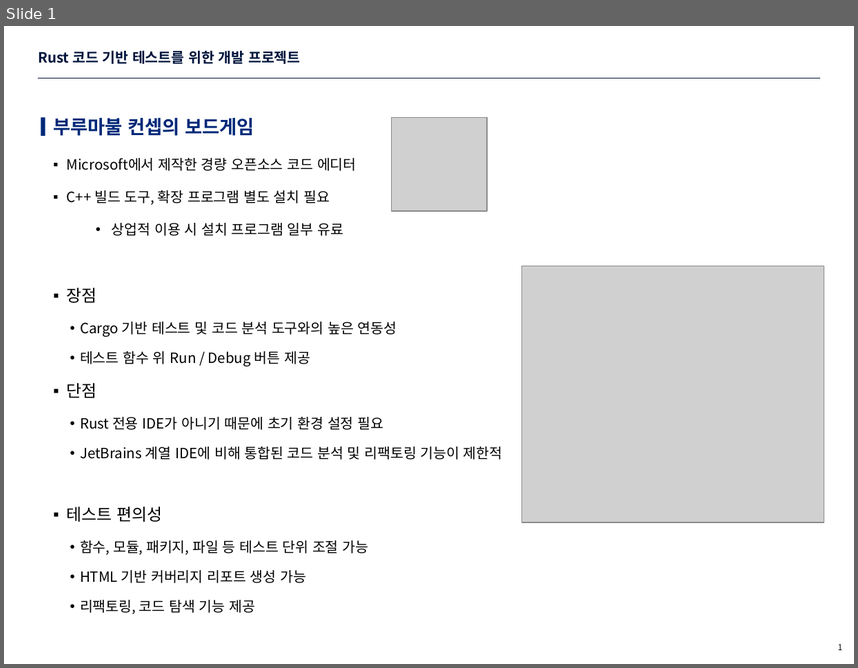
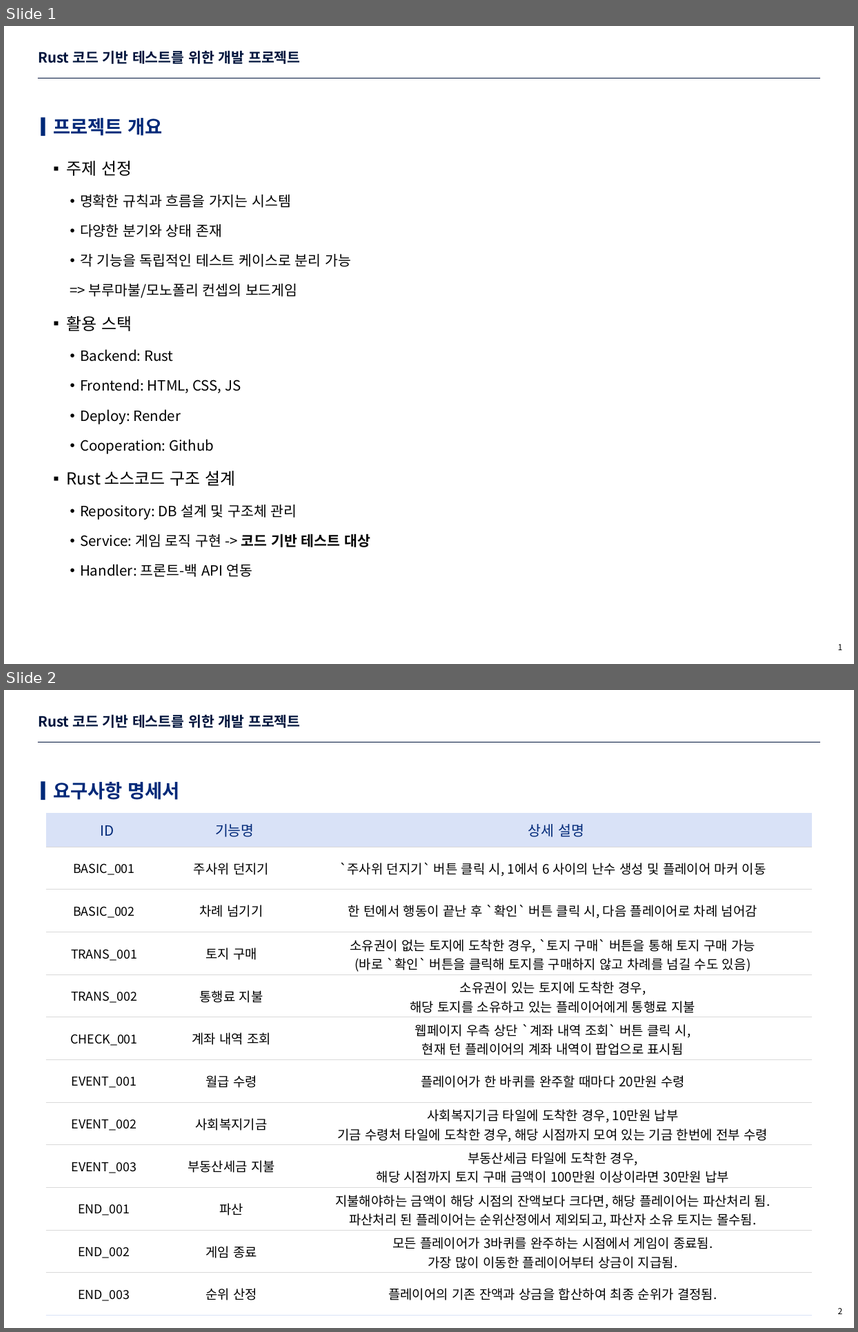
Before and after one commit to eisyxx/sure_rust_project, a slide deck: description/요구사항 명세서.pptx. Shown one above the other, each under a label of ours: slide 1 before the commit, slides 1 and 2 after it. The pictures are 858x668 and 858x1332 pixels, drawn with LibreOffice and Linux fonts; fonts in the diff are those of the drawing; grey boxes stand for pictures; background and template pictures are left out. Boxes give left, top, right and bottom in pixels: in the first picture for what was removed or moved away, otherwise in the second. Text is boxed around its words. In the diff, an @@ line names an element or a change of style, - is before the commit and + after.

```diff
--- a/description/요구사항 명세서.pptx
+++ b/description/요구사항 명세서.pptx
@@ slide 2 added at [4, 690, 854, 1328], background #FFFFFF; not listed: 1 template element that a slide beside it also shows @@
@@ title added at [38, 714, 300, 728], 12 pt, text #00143C, bold @@
+Rust 코드 기반 테스트를 위한 개발 프로젝트
@@ rectangle added at [41, 782, 45, 800], fill #002878 @@
@@ text added at [53, 782, 179, 800], 16 pt, text #002878, bold @@
+요구사항 명세서
@@ table added at [45, 814, 811, 1316], 12 rows, 3 columns @@
+ID | 기능명 | 상세 설명
+BASIC_001 | 주사위 던지기 | `주사위 던지기` 버튼 클릭 시, 1에서 6 사이의 난수 생성 및 플레이어 마커 이동
+BASIC_002 | 차례 넘기기 | 한 턴에서 행동이 끝난 후 `확인` 버튼 클릭 시, 다음 플레이어로 차례 넘어감
+TRANS_001 | 토지 구매 | 소유권이 없는 토지에 도착한 경우, `토지 구매` 버튼을 통해 토지 구매 가능 / (바로 `확인` 버튼을 클릭해 토지를 구매하지 않고 차례를 넘길 수도 있음)
+TRANS_002 | 통행료 지불 | 소유권이 있는 토지에 도착한 경우, / 해당 토지를 소유하고 있는 플레이어에게 통행료 지불
+CHECK_001 | 계좌 내역 조회 | 웹페이지 우측 상단 `계좌 내역 조회` 버튼 클릭 시, / 현재 턴 플레이어의 계좌 내역이 팝업으로 표시됨
+EVENT_001 | 월급 수령 | 플레이어가 한 바퀴를 완주할 때마다 20만원 수령
+EVENT_002 | 사회복지기금 | 사회복지기금 타일에 도착한 경우, 10만원 납부 / 기금 수령처 타일에 도착한 경우, 해당 시점까지 모여 있는 기금 한번에 전부 수령
+EVENT_003 | 부동산세금 지불 | 부동산세금 타일에 도착한 경우, / 해당 시점까지 토지 구매 금액이 100만원 이상이라면 30만원 납부
+END_001 | 파산 | 지불해야하는 금액이 해당 시점의 잔액보다 크다면, 해당 플레이어는 파산처리 됨. / 파산처리 된 플레이어는 순위산정에서 제외되고, 파산자 소유 토지는 몰수됨.
+END_002 | 게임 종료 | 모든 플레이어가 3바퀴를 완주하는 시점에서 게임이 종료됨. / 가장 많이 이동한 플레이어부터 상금이 지급됨.
+END_003 | 순위 산정 | 플레이어의 기존 잔액과 상금을 합산하여 최종 순위가 결정됨.
@@ page number added at [838, 1308, 843, 1314], 7 pt, text #000000 @@
+2
@@ slide 1 changed as well @@
@@ text at [53, 118, 162, 136]: text changed @@
-부루마불 컨셉의 보드게임
+프로젝트 개요
@@ picture removed at [392, 118, 488, 212] @@
@@ text "주제 선정" at [67, 161, 370, 577]: vertical alignment top to middle @@
@@ text at [67, 161, 370, 577]: text changed @@
-  ▪ Microsoft에서 제작한 경량 오픈소스 코드 에디터
-  ▪ C++ 빌드 도구, 확장 프로그램 별도 설치 필요
-    • 상업적 이용 시 설치 프로그램 일부 유료
-  ▪ 장점
-    • Cargo 기반 테스트 및 코드 분석 도구와의 높은 연동성
-    • 테스트 함수 위 Run / Debug 버튼 제공
-  ▪ 단점
-    • Rust 전용 IDE가 아니기 때문에 초기 환경 설정 필요
-    • JetBrains 계열 IDE에 비해 통합된 코드 분석 및 리팩토링 기능이 제한적
-  ▪ 테스트 편의성
-    • 함수, 모듈, 패키지, 파일 등 테스트 단위 조절 가능
-    • HTML 기반 커버리지 리포트 생성 가능
-    • 리팩토링, 코드 탐색 기능 제공
+  ▪ 주제 선정
+    • 명확한 규칙과 흐름을 가지는 시스템
+    • 다양한 분기와 상태 존재
+    • 각 기능을 독립적인 테스트 케이스로 분리 가능
+    => 부루마불/모노폴리 컨셉의 보드게임
+  ▪ 활용 스택
+    • Backend: Rust
+    • Frontend: HTML, CSS, JS
+    • Deploy: Render
+    • Cooperation: Github
+  ▪ Rust 소스코드 구조 설계
+    • Repository: DB 설계 및 구조체 관리
+    • Service: 게임 로직 구현 -> 코드 기반 테스트 대상
+    • Handler: 프론트-백 API 연동
@@ picture removed at [522, 265, 824, 522] @@
```
Also in this commit, not shown: 3 other slides added, 3 slides removed, 3 other files.
